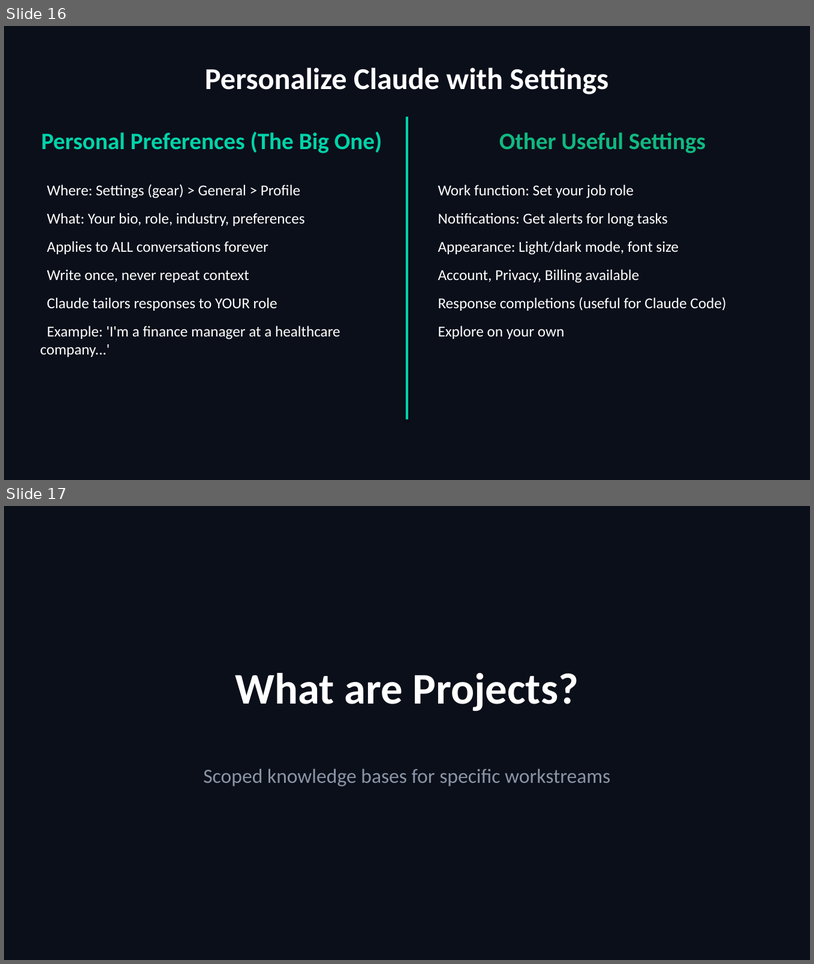
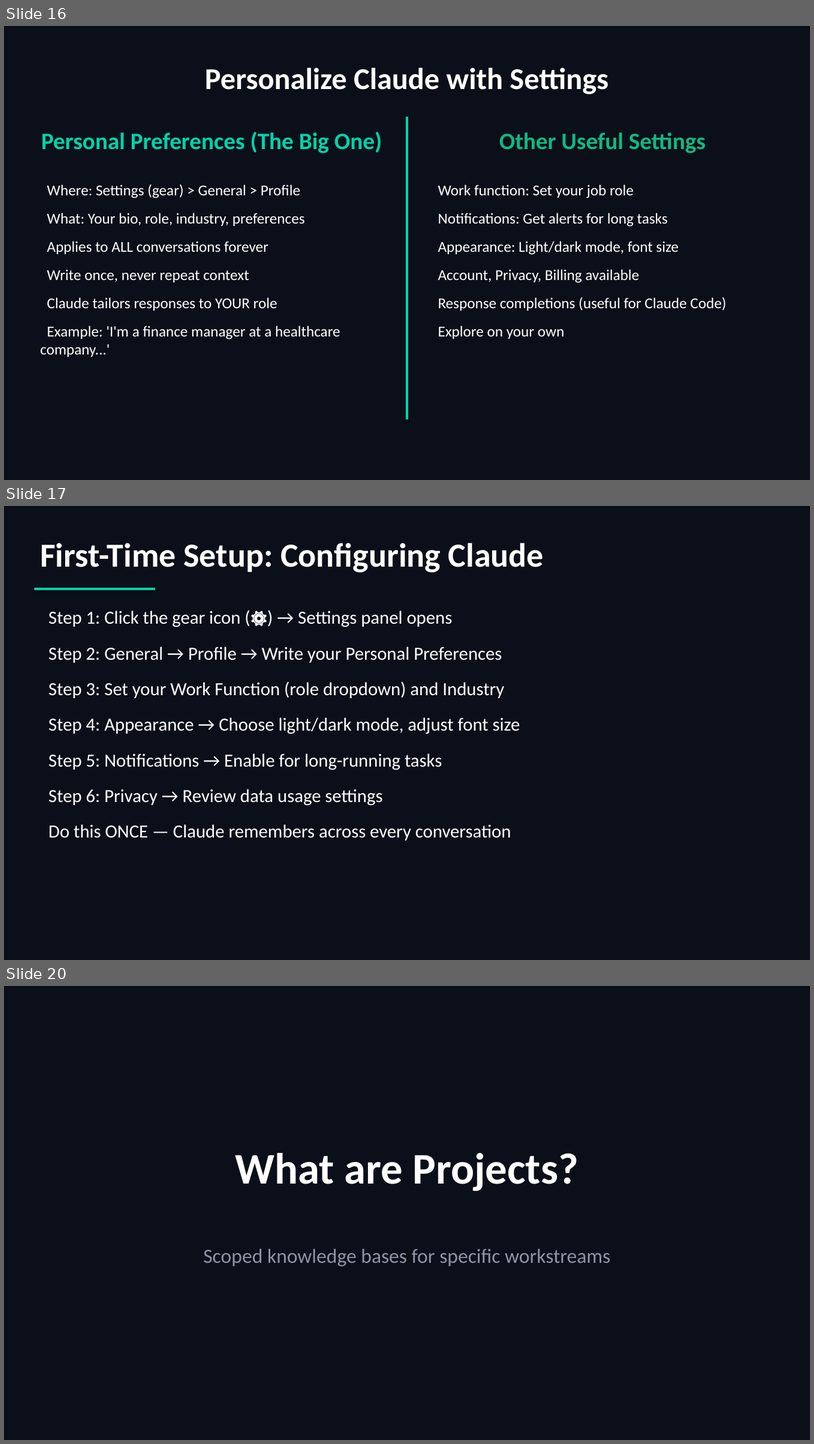
Before and after one commit to scottrhay/AIA-ClaudeCopilot, a slide deck: slides/Day1_Claude_for_Business.pptx. Shown one above the other, each under a label of ours: slides 16 and 17 before the commit, slides 16, 17 and 20 after it; the slides between them are not shown. The pictures are 814x964 and 814x1444 pixels, drawn with LibreOffice and Linux fonts; fonts in the diff are those of the drawing. Boxes give left, top, right and bottom in pixels: in the first picture for what was removed or moved away, otherwise in the second. Text is boxed around its words. In the diff, an @@ line names an element or a change of style, - is before the commit and + after.

Commit message:
Add SQL/Data lab & cheatsheet, fix PDF encoding, updated Day 1 deck with infographics
- New: Day2_Lab_SQL_Data_Analysis.pdf (hands-on SQL with Claude Code)
- New: SQL_Prompting_Cheatsheet.pdf (one-pager job aid)
- Fixed: UTF-8 encoding in all PDFs (copyright, arrows)
- Updated: Day1 deck with 5 infographics (Ecosystem, GOLDEN, Traffic Light, Interface, Dashboard)
- All source markdown in _dev/, only PDFs in public folders

```diff
--- a/slides/Day1_Claude_for_Business.pptx
+++ b/slides/Day1_Claude_for_Business.pptx
@@ slide 17 added at <box>4,506,810,960</box>, background #0B0F1A @@
@@ text added at <box>40,543,544,573</box>, 40 pt, text #FFFFFF, bold @@
+First-Time Setup: Configuring Claude
@@ rectangle added at <box>34,588,155,590</box>, fill #00D4AA @@
@@ text added at <box>48,610,521,840</box>, 22 pt, text #FFFFFF @@
+Step 1: Click the gear icon (⚙️) → Settings panel opens
+Step 2: General → Profile → Write your Personal Preferences
+Step 3: Set your Work Function (role dropdown) and Industry
+Step 4: Appearance → Choose light/dark mode, adjust font size
+Step 5: Notifications → Enable for long-running tasks
+Step 6: Privacy → Review data usage settings
+Do this ONCE — Claude remembers across every conversation
@@ what was slide 17 is now slide 20 @@
```
Also in this commit, not shown: 2 other slides added, 13 other files.
